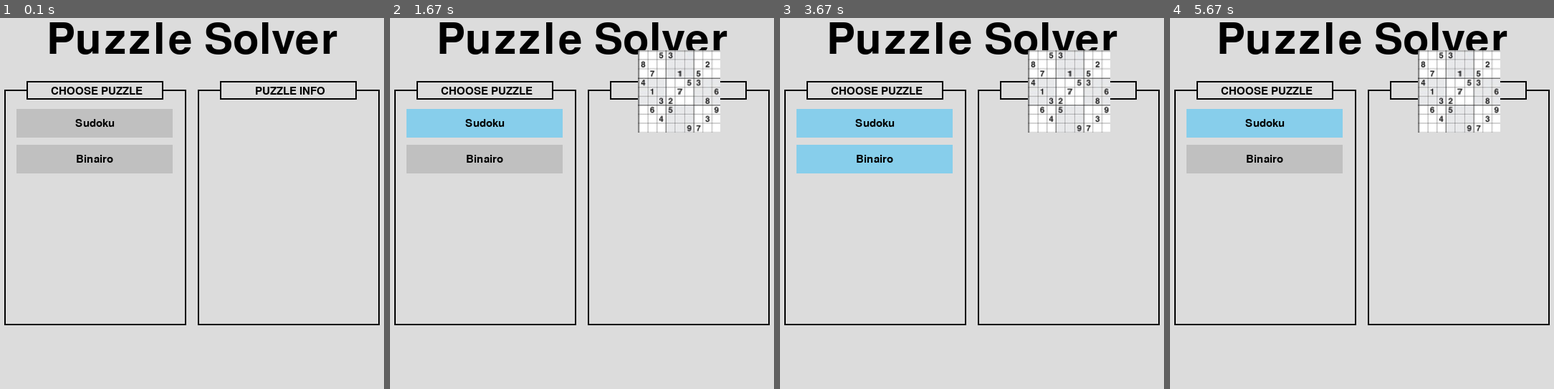
Above: before the commit, frames 1-4 (left to right).
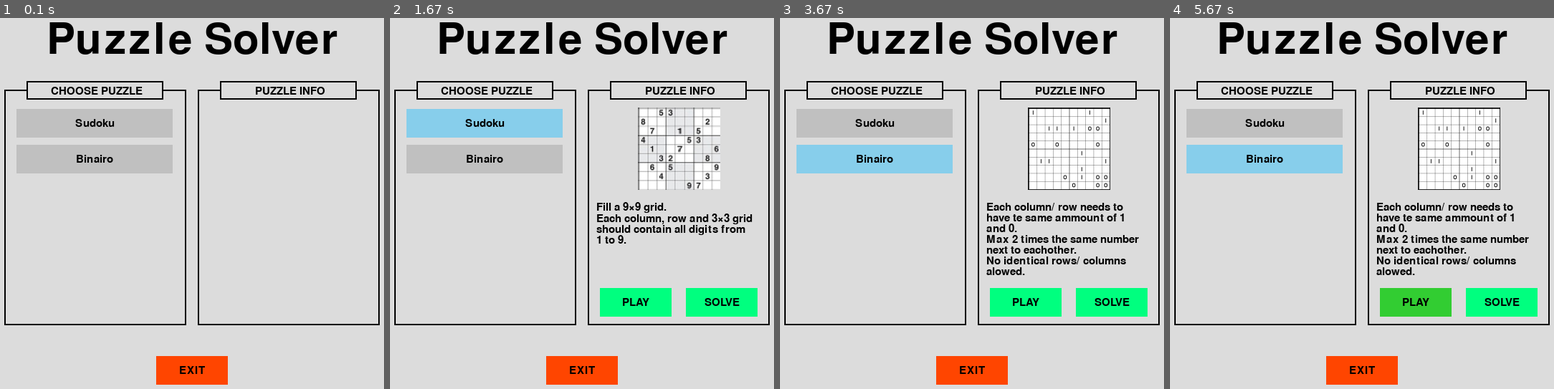
Above: after the commit, the same moments.

Repository: ChristopheVdE/Puzzle-solver
Game: pygame game, started from Application/Pygame/MainMenu.py
The game is run twice, just before and just after one commit, with the same random seed, the same clock (stepped at 60 frames per second) and the same inputs.
Inputs (mouse positions are in pixels of both pictures, inside the frame that each line leads up to):
- Up to frame 1 (0.1 s): no input
- Up to frame 2 (1.67 s): click "Binairo" at 0.38 s; click "Sudoku" at 0.72 s; click (635, 303) at 1.05 s, where only the run after the commit has a clickable "PLAY"; click (outside the picture) at 1.38 s
- Up to frame 3 (3.67 s): click (1025, 303) at 2.22 s, where only the run after the commit has a clickable "PLAY"; click (outside the picture) at 2.55 s; click "Binairo" at 3.38 s
- Up to frame 4 (5.67 s): click (1415, 303) at 3.72 s, where only the run after the commit has a clickable "PLAY"; click (1181, 140) at 4.05 s; click (1196, 110) at 4.38 s; click (1193, 170) at 5.22 s; click (1415, 303) at 5.55 s, where only the run after the commit has a clickable "PLAY"

The runs differ from the first frame. In frame 1, 1.4% of the frame differs, in the area x 40-60%, y 91-99%; in frame 2, 9.8%; in frame 3, 15%; in frame 4, 18%, in the area x 4-96%, y 8-99%.

Commit message:
menu to classes (part2)
menu done

Diff:
--- a/Application/Pygame/MainMenu.py
+++ b/Application/Pygame/MainMenu.py
@@ -62,7 +62,7 @@
 # MAIN MENU =================================================================================================
 def MainMenu():
     menu = True
-    # if button is selected
+    # if button was Pressed
     SudokuSelected = False
     BinairoSelected = False
 
@@ -105,54 +105,50 @@
             if click[0] == 1:
                 SudokuSelected = True
             BinairoSelected = False
-        # Puzzle Image
-            PuzzleInfo.Image(Images + '\Sudoku.jpg', 115, 115)
-            """
-        # Puzzle info
-            MultilineText("Fill a 9×9 grid.\nEach column, row and 3×3 grid should contain all digits from 1 to 9.", ButtonFont, black, (420, Submenu_Y + 180), 650, 250)
+        # Puzzle image & text
+            PuzzleInfo.Image(Images + '\Sudoku.jpg')
+            PuzzleInfo.MultiLineText("Fill a 9×9 grid.\nEach column, row and 3×3 grid should contain all digits from 1 to 9.", ButtonFont, black)
         # Play button
-            Button("PLAY", (Submenu_X + 15, Submenu_Y + 270), 100, 40, Playbutton, PlayHighlight, mouse)
-            if Submenu_X + 15 + 100 > mouse[0] > Submenu_X + 15 and Submenu_Y + 270 + 40 > mouse[1] > Submenu_Y + 270 and click[0] == 1:
-                return ActivateGameLoop("SudokuPlay")
-
-        # solve button
-            Button("SOLVE", (Submenu_X + 135, Submenu_Y + 270), 100, 40, Playbutton, PlayHighlight, mouse)
-            if Submenu_X + 135 + 100 > mouse[0] > Submenu_X + 135 and Submenu_Y + 270 + 40 > mouse[1] > Submenu_Y + 270 and click[0] == 1:
-                return ActivateGameLoop("SudokuSolve")
-            """
-# [SUBMENU] PUZZLE INFO: BINAIRO ---------------------------------------------------------------------------
-    # Submenu - Binairo info
-        """
-        if (Button_X + ButtonWidth > mouse[0] > Button_X and Button_Y + 50 + ButtonHeight > mouse[1] > Button_Y + 50) or Binairo:
-            # Activate & decativate the correct info screen
-            if click[0] == 1: Binairo = True
-            Sudoku = False
-
-            # Puzzle image
-            image = pygame.image.load(Images + '\Binairo.png')
-            Screen.blit(image, (Submenu_X + 65, Submenu_Y + 25))
-            # Puzzle info
-            MultilineText("Each column/ row needs to have te same ammount of 1 and 0.\nMax 2 times the same number next to eachother.\nNo identical rows/ columns alowed.", ButtonFont, black, (420, Submenu_Y + 150), 650, 250)
-            # Play button
-            Button("PLAY", (Submenu_X + 15, Submenu_Y + 270), 100, 40, Playbutton, PlayHighlight, mouse)
-            if Submenu_X + 15 + 100 > mouse[0] > Submenu_X + 15 and Submenu_Y + 270 + 40 > mouse[1] > Submenu_Y + 270 and click[0] == 1:
-                SelectedGame = ActivateGameLoop("BinairoPlay")
-                return SelectedGame
-            # solve button
-            Button("SOLVE", (Submenu_X + 135, Submenu_Y + 270), 100, 40, Playbutton, PlayHighlight, mouse)
-            if Submenu_X + 135 + 100 > mouse[0] > Submenu_X + 135 and Submenu_Y + 270 + 40 > mouse[1] > Submenu_Y + 270 and click[0] == 1:
-                SelectedGame = ActivateGameLoop("BinairoSolve")
-                return SelectedGame
-        """
-    # EXIT Button ------------------------------------------------------------------------------------------
-        """
-        Button("EXIT", (ScreenWidth / 2 - 50, ScreenHeight - 75), 100, 40, (255, 69, 0), (139, 0, 0), mouse)
-        if ((ScreenWidth / 2 - 50) + 100 > mouse[0] > (ScreenWidth / 2 - 50) and (ScreenHeight - 75) + 40 > mouse[1] > (ScreenHeight - 75)):
+            Play = Button(Screen, PuzzleInfo.X + 15, PuzzleInfo.Y + PuzzleInfo.Height - 50, 100, 40, Playbutton, PlayHighlight)
+            Play.render(mouse)
+            Play.text(ButtonFont, black, "PLAY")
+            SelectedGame = Play.functionality(mouse, click, ActivateGameLoop("SudokuPlay"))
+        # Solve button
+            Play = Button(Screen, PuzzleInfo.X + 135, PuzzleInfo.Y + PuzzleInfo.Height - 50, 100, 40, Playbutton, PlayHighlight)
+            Play.render(mouse)
+            Play.text(ButtonFont, black, "SOLVE")
+            SelectedGame = Play.functionality(mouse, click, ActivateGameLoop("SudokuSolve"))
+        # Return SelectedGame
+            if SelectedGame: return SelectedGame
+    # PUZZLE INFO: BINAIRO ---------------------------------------------------------------------------------
+        # Sudoku button activation
+        if (Binairo.X + Binairo.Width > mouse[0] > Binairo.X and Binairo.Y + Binairo.Height > mouse[1] > Binairo.Y) or BinairoSelected:
             if click[0] == 1:
-                #quitgame()
-                return ActivateGameLoop("Quit")
-        """
-    # Update Display ---------------------------------------------------------------------------------------
+                BinairoSelected = True
+            SudokuSelected = False
+        # Puzzle image & text
+            PuzzleInfo.Image(Images + '\Binairo.png')
+            PuzzleInfo.MultiLineText("Each column/ row needs to have te same ammount of 1 and 0.\nMax 2 times the same number next to eachother.\nNo identical rows/ columns alowed.", ButtonFont, black)
+        # Play button
+            Play = Button(Screen, PuzzleInfo.X + 15, PuzzleInfo.Y + PuzzleInfo.Height - 50, 100, 40, Playbutton, PlayHighlight)
+            Play.render(mouse)
+            Play.text(ButtonFont, black, "PLAY")
+            SelectedGame = Play.functionality(mouse, click, ActivateGameLoop("BinairoPlay"))
+        # Solve button
+            Play = Button(Screen, PuzzleInfo.X + 135, PuzzleInfo.Y + PuzzleInfo.Height - 50, 100, 40, Playbutton, PlayHighlight)
+            Play.render(mouse)
+            Play.text(ButtonFont, black, "SOLVE")
+            SelectedGame = Play.functionality(mouse, click, ActivateGameLoop("BinairoSolve"))
+        # Return SelectedGame
+            if SelectedGame: return SelectedGame
+
+# EXIT BUTTON ----------------------------------------------------------------------------------------------
+        Exit = Button(Screen, ScreenWidth/2 - 50, ScreenHeight - 75, 100, 40, NavigationColor, NavigationHighlight)
+        Exit.render(mouse)
+        Exit.text(ButtonFont, black, "EXIT")
+        SelectedGame = Exit.functionality(mouse, click, ActivateGameLoop("Quit"))
+        if SelectedGame: return SelectedGame
+# UPDATE DISPLAY -------------------------------------------------------------------------------------------
         pygame.display.update()
 
     return ActivateGameLoop("Quit")
@@ -254,7 +250,6 @@
     for game in SelectedGame:
         if game[0] == "Menu" and game[1] == True:
             SelectedGame = MainMenu()
-            print(SelectedGame)
         elif game[0] == "SudokuPlay" and game[1] == True:
             SelectedGame = Sudoku_GameLoop()
         elif game[0] == "SudokuSolve" and game[1] == True:
--- a/Application/Pygame/Menu.py
+++ b/Application/Pygame/Menu.py
@@ -33,7 +33,7 @@
 # Adding functionality to Button ---------------------------------------------------------------------------
     def functionality(self, mouse, click, function):
         if self.X + self.Width > mouse[0] > self.X and self.Y + self.Height > mouse[1] > self.Height and click[0] == 1:
-            function # OR return function
+            return function # OR return function
 # ==========================================================================================================
 
 # [CLASS] CENTERED TEXT ====================================================================================
@@ -69,7 +69,7 @@
 
         for Sentence in self.Text.splitlines():
             for Word in Sentence.split(' '):
-                WordSurface = self.Font.render(Word, True, Color)
+                WordSurface = self.Font.render(Word, True, self.Color)
                 WordWidth, WordHeight = WordSurface.get_size()
                 if X + WordWidth >= self.MaxWidth:
                     X = self.Position[0]            # reset X
@@ -111,13 +111,15 @@
         Title = CenteredText(Text, Font, Color, Text_X, self.Y)
         Title.render(self.Screen)
 # Submenu image --------------------------------------------------------------------------------------------
-    def Image(self, Image, Width, Height):
+    def Image(self, Image):
         Image = pygame.image.load(Image)
-        Image = pygame.transform.scale(Image, (Width, Height))
+        Image = pygame.transform.scale(Image, (115, 115))
         ImageArea = Image.get_rect()
-        ImageArea.center = (self.X + self.Width/2, self.Y)
+        ImageArea.center = (self.X + self.Width/2, self.Y +80)
         self.Screen.blit(Image, ImageArea)
 # Submenu text ---------------------------------------------------------------------------------------------
-
+    def MultiLineText(self, Text, Font, Color):
+        self.Text = MultiLineText(Text, Font, Color, (self.X + 10, int(self.Y + 80 + 150/ 2)), self.X + self.Width - 20)
+        self.Text.render(self.Screen)
 
 # ===========================================================================================================
